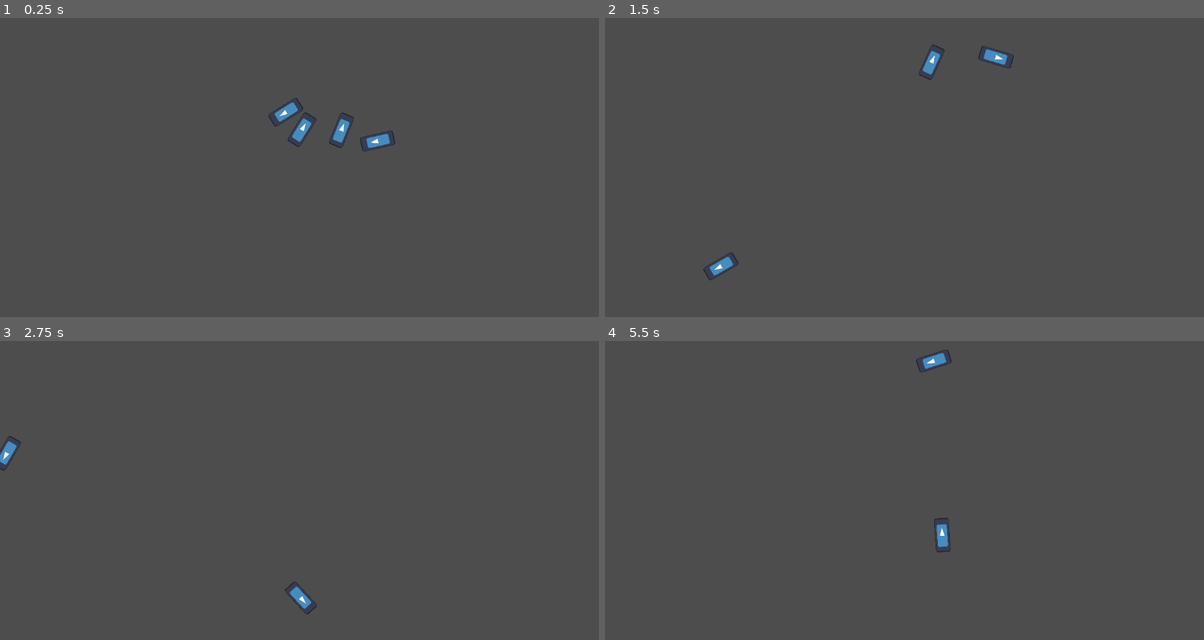
Above: before the commit, frames 1-4 (two rows, left to right).
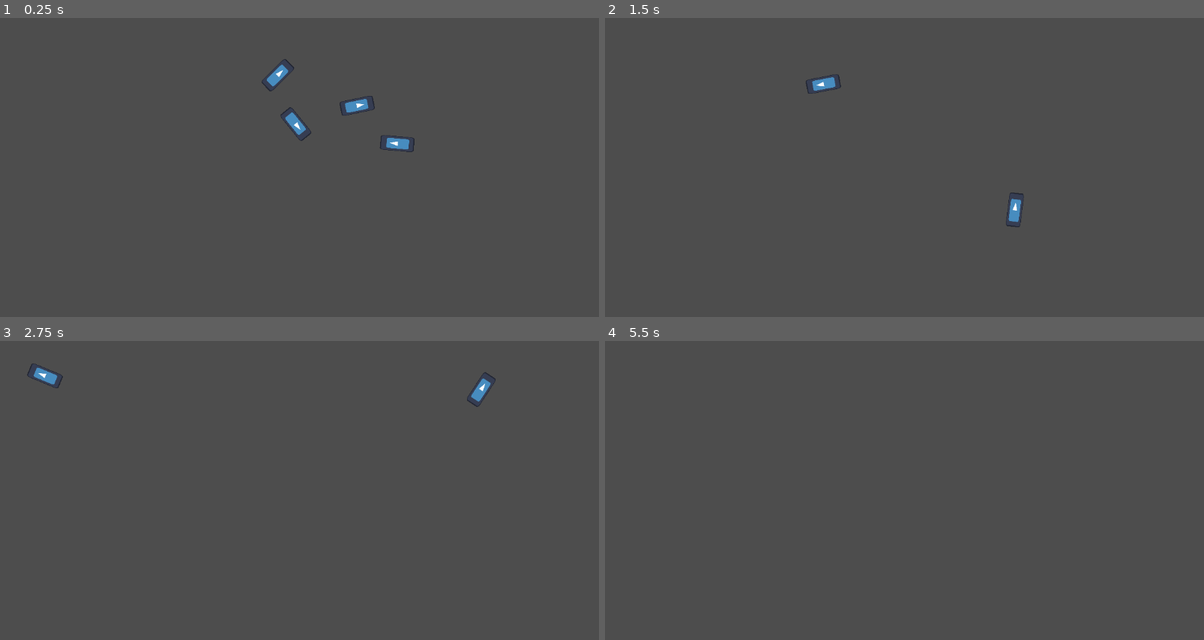
Above: after the commit, the same moments.

Repository: Luna264/crash-course
Game: Godot game, scene res://node_2d.tscn
Same seed, same stepped clock (60 frames per second), same inputs: the game is played once before the commit and once after it. The engine's default icon, where the game draws it, is replaced by a stand-in: a white triangle on a blue panel in a dark square.
Inputs:
- Up to frame 1 (0.25 s): no input
- Up to frame 2 (1.5 s): tap Enter at 0.5 s
- Up to frame 3 (2.75 s): no input
- Up to frame 4 (5.5 s): no input

The runs differ from the first frame. In frame 1, 1.2% of the frame differs, in the area x 43-70%, y 13-45%; in frame 2, 0.9%; in frame 3, 0.7%; in frame 4, 0.4%.

Commit message:
fixed jittery knockback

Diff:
--- a/node_2d.tscn
+++ b/node_2d.tscn
@@ -12,7 +12,7 @@
 
 [node name="Car" parent="." instance=ExtResource("1_wtcfe")]
 position = Vector2(10, -86)
-rotation = -0.8831393
+rotation = -0.883139
 
 [node name="StaticBody2D" type="StaticBody2D" parent="."]
 position = Vector2(-2, 68)
@@ -27,7 +27,7 @@
 
 [node name="Car2" parent="." instance=ExtResource("1_wtcfe")]
 position = Vector2(-23, -89)
-rotation = 1.3843054
+rotation = 1.38431
 inertia = 14.8
 
 [node name="Car3" parent="." instance=ExtResource("1_wtcfe")]
@@ -35,4 +35,4 @@
 
 [node name="Car4" parent="." instance=ExtResource("1_wtcfe")]
 position = Vector2(66, -87)
-rotation = -1.7954804
+rotation = -1.79548
--- a/project.godot
+++ b/project.godot
@@ -12,7 +12,7 @@
 
 config/name="crash course"
 run/main_scene="uid://cxvfmtkowfa0i"
-config/features=PackedStringArray("4.5", "Forward Plus")
+config/features=PackedStringArray("4.4", "Forward Plus")
 config/icon="res://icon.svg"
 
 [editor_plugins]
--- a/scenes/car.gd
+++ b/scenes/car.gd
@@ -28,5 +28,5 @@
 	knockback_status = true
 	var knockback_dir = (area.global_position - global_position).normalized()
 	if knockback_status == true:
-		linear_velocity = knockback * knockback_dir
+		apply_central_force(knockback * knockback_dir)
 	timer.start()
--- a/scenes/car.tscn
+++ b/scenes/car.tscn
@@ -15,7 +15,7 @@
 script = ExtResource("1_qt2eu")
 
 [node name="Sprite2D" type="Sprite2D" parent="."]
-scale = Vector2(0.1015625, 0.234375)
+scale = Vector2(0.101563, 0.234375)
 texture = ExtResource("1_c35m8")
 
 [node name="CollisionShape2D" type="CollisionShape2D" parent="."]
@@ -31,7 +31,7 @@
 [node name="CollisionShape2D" type="CollisionShape2D" parent="Area2D"]
 position = Vector2(0, 0.5)
 shape = SubResource("RectangleShape2D_qt2eu")
-debug_color = Color(0.8574339, 0.027606452, 0.8760391, 0.41960785)
+debug_color = Color(0.857434, 0.0276065, 0.876039, 0.419608)
 
 [connection signal="body_entered" from="." to="." method="_on_body_entered"]
 [connection signal="body_shape_entered" from="." to="." method="_on_body_shape_entered"]
